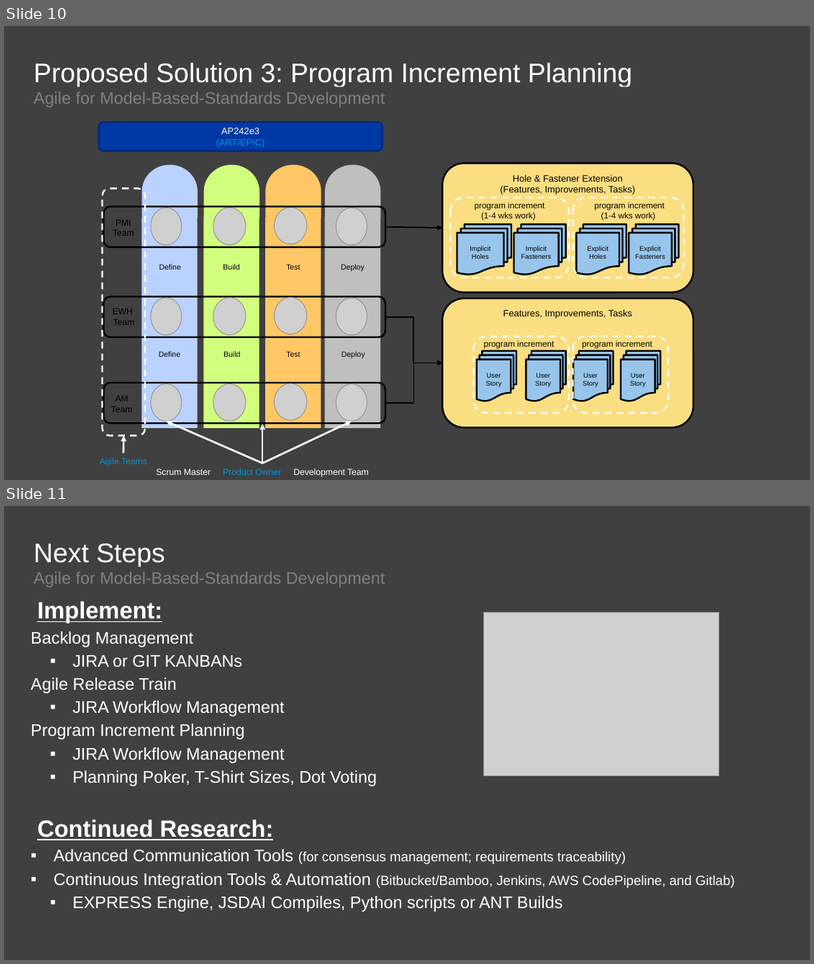
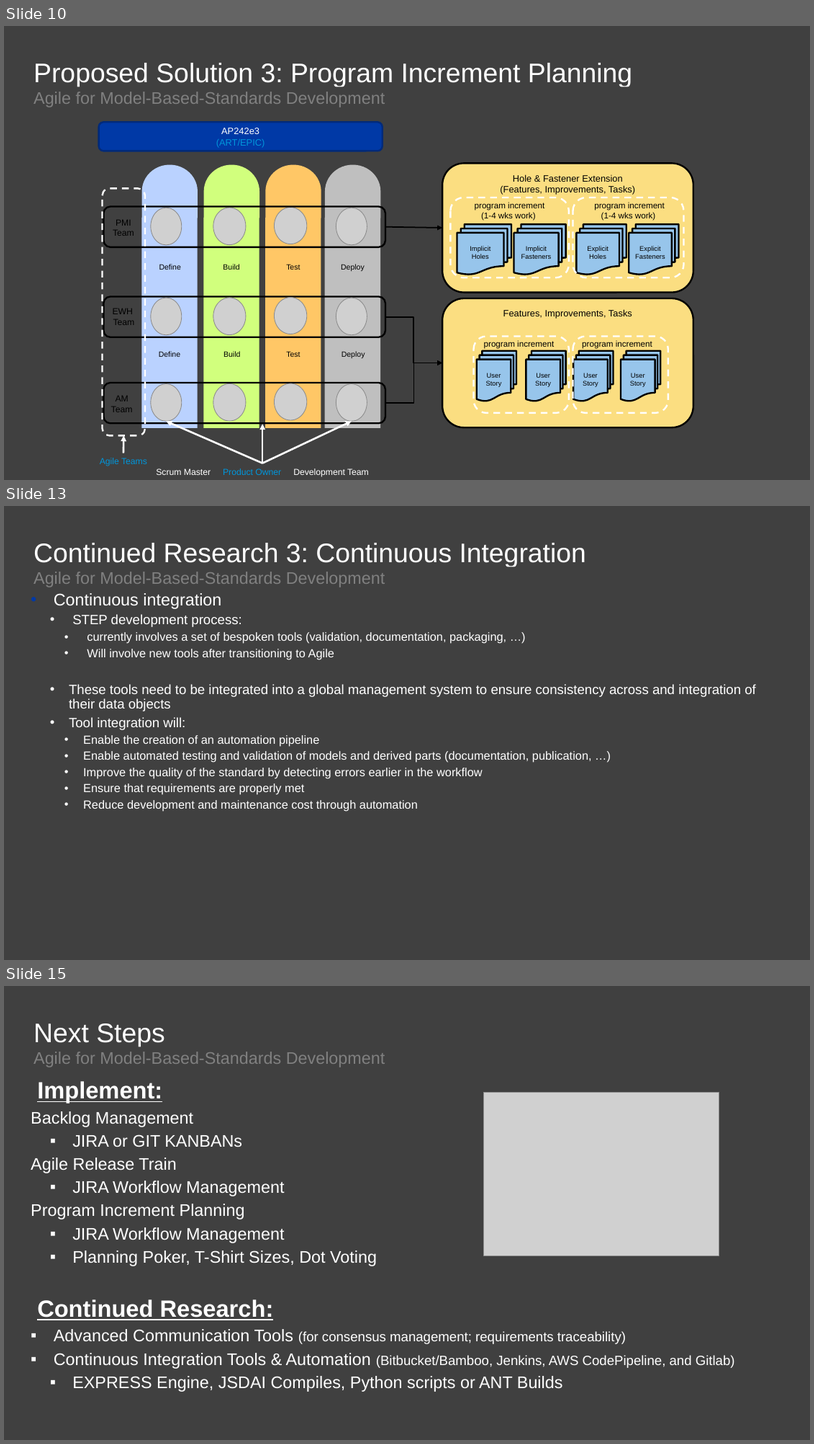
Before and after one commit to agile4mbsd/papers, a slide deck: 01 - Agile for Model-Based Standards Development/D - Presentations/PDES.Presentation.pptx. Shown one above the other, each under a label of ours: slides 10 and 11 before the commit, slides 10, 13 and 15 after it; the slides between them are not shown. The pictures are 814x964 and 814x1444 pixels, drawn with LibreOffice and Linux fonts; fonts in the diff are those of the drawing; grey boxes stand for pictures; background and template pictures are left out. Boxes give left, top, right and bottom in pixels: in the first picture for what was removed or moved away, otherwise in the second. Text is boxed around its words. In the diff, an @@ line names an element or a change of style, - is before the commit and + after.

Commit message:
Presentation update

```diff
--- a/01 - Agile for Model-Based Standards Development/D - Presentations/PDES.Presentation.pptx
+++ b/01 - Agile for Model-Based Standards Development/D - Presentations/PDES.Presentation.pptx
@@ slide 13 added at bbox=[4, 506, 810, 960], background #404040 @@
@@ title added at bbox=[34, 543, 586, 567], 32 pt, text #FFFFFF @@
+Continued Research 3: Continuous Integration
@@ text added at bbox=[34, 572, 386, 587], 20 pt, text #808080 @@
+Agile for Model-Based-Standards Development
@@ text added at bbox=[54, 593, 756, 811], 14 pt, text #FFFFFF @@
+• Continuous integration
+  • STEP development process:
+    • currently involves a set of bespoken tools (validation, documentation, packaging, …)
+    • Will involve new tools after transitioning to Agile
+  • These tools need to be integrated into a global management system to ensure consistency across and integration of their data objects
+  • Tool integration will:
+    • Enable the creation of an automation pipeline
+    • Enable automated testing and validation of models and derived parts (documentation, publication, …)
+    • Improve the quality of the standard by detecting errors earlier in the workflow
+    • Ensure that requirements are properly met
+    • Reduce development and maintenance cost through automation
@@ what was slide 11 is now slide 15 @@
```
Also in this commit, not shown: 3 other slides added.
